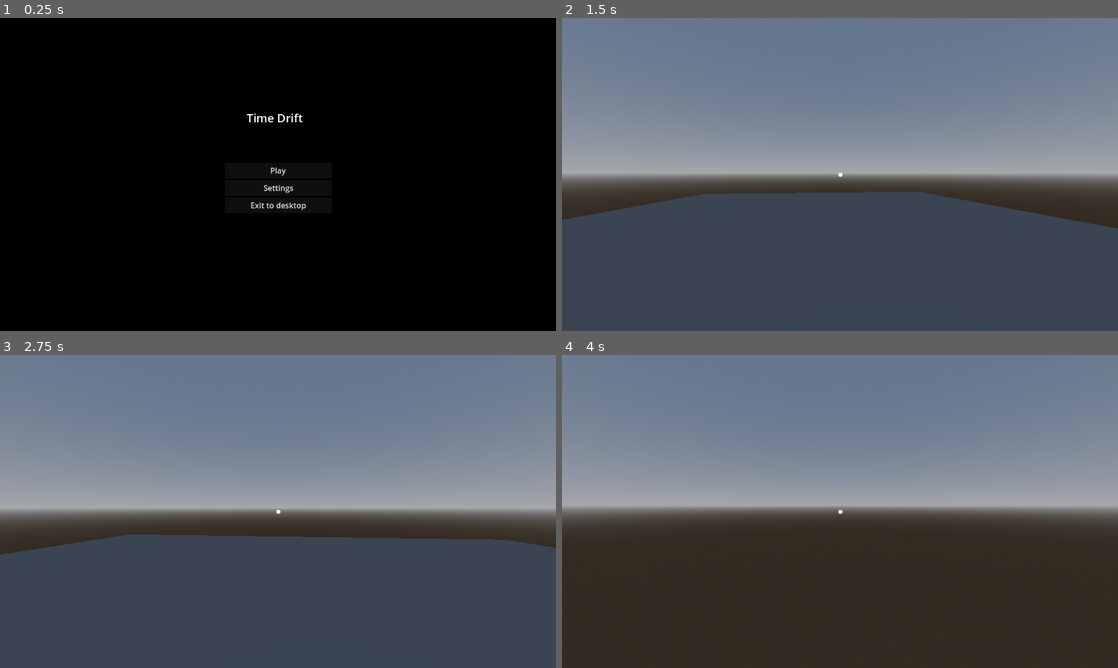
Above: before the commit, frames 1-4 (two rows, left to right).
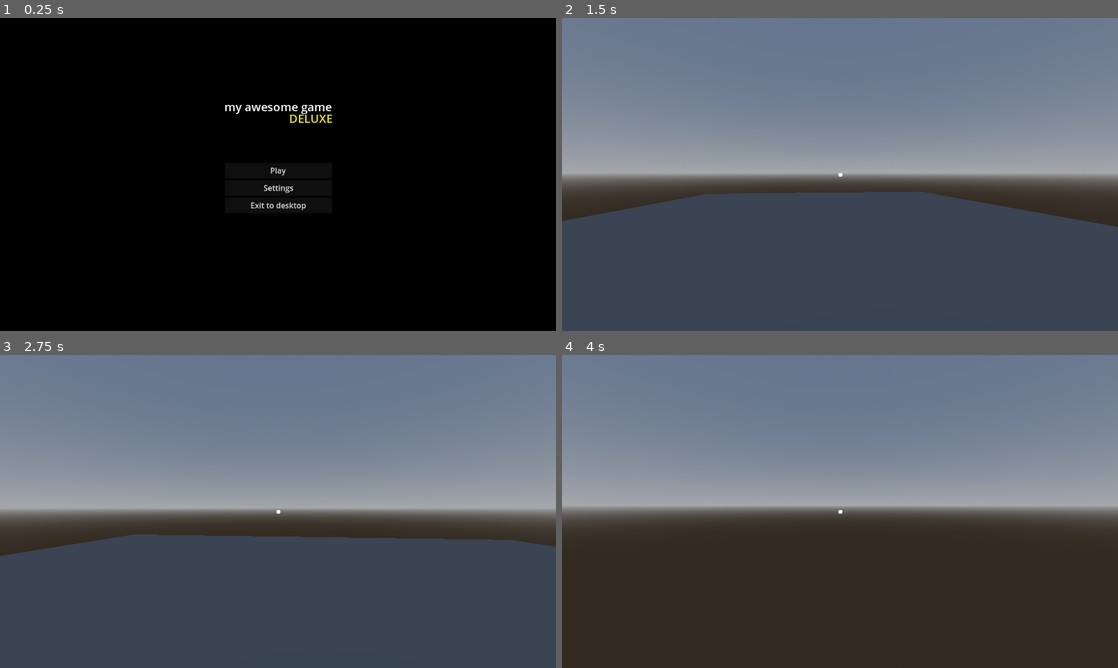
Above: after the commit, the same moments.

Repository: BingleyPro/time-drift
Game: Godot game, scene res://scenes/mainMenu.tscn
The game is run twice, just before and just after one commit, with the same random seed, the same clock (stepped at 60 frames per second) and the same inputs.
Inputs (mouse positions are in pixels of both pictures, inside the frame that each line leads up to):
- Up to frame 1 (0.25 s): no input
- Up to frame 2 (1.5 s): click "Play" at 0.5 s; tap Enter at 1.25 s; move the mouse to (867, 174) at 1.27 s; hold W (up) from 1.28 s (still down); tap C (crouch) at 1.35 s
- Up to frame 3 (2.75 s): keep holding W (up); tap Space (jump) at 1.52, 2.27 s; move the mouse to (250, 511) at 2.02 s; tap E (interact) at 2.1 s
- Up to frame 4 (4 s): keep holding W (up); move the mouse to (851, 505) at 2.77 s; hold Shift (sprint) 2.78-3.53 s; move the mouse to (834, 517) at 3.52 s; tap C (crouch) at 3.6 s; tap Space (jump) at 3.77 s

The runs differ from the first frame. In frame 1, 0.5% of the frame differs, in the area x 40-60%, y 27-34%; in frame 2, 0.2%; in frame 3, 0.1%; in frame 4, nothing differs.

Commit message:
Auto stash before merge of "main" and "origin/main"

Diff:
--- a/levels/level1.tscn
+++ b/levels/level1.tscn
@@ -17,7 +17,7 @@
 transform = Transform3D(1, 0, 0, 0, 1, 0, 0, 0, 1, 6.69453, 0.195903, 8.79958)
 
 [node name="CSGBox3D" type="CSGBox3D" parent="."]
-transform = Transform3D(1, 0, 0, 0, 1, 0, 0, 0, 1, 6.72456, -0.294788, 8.28992)
+transform = Transform3D(1, 0, 0, 0, 1, 0, 0, 0, 1, 6.78677, -0.294786, 8.29138)
 use_collision = true
 size = Vector3(4.53662, 1, 8.56109)
 
--- a/main.tscn
+++ b/main.tscn
@@ -1,9 +1,6 @@
-[gd_scene load_steps=12 format=3 uid="uid://bwcmk0ujew1cy"]
+[gd_scene load_steps=9 format=3 uid="uid://jc0tddaupmho"]
 
 [ext_resource type="PackedScene" uid="uid://brpt71jl5cg2q" path="res://scenes/player.tscn" id="1_8teri"]
-[ext_resource type="Texture2D" uid="uid://ya235vbyvsuk" path="res://test_scene_assets/fakepngcat.png" id="2_87uvm"]
-[ext_resource type="Script" path="res://test_scene_assets/ButtonInteractible.gd" id="2_dgpk1"]
-[ext_resource type="AudioStream" uid="uid://bda1e85y0na7r" path="res://test_scene_assets/miau.ogg" id="3_dq0nh"]
 
 [sub_resource type="ProceduralSkyMaterial" id="ProceduralSkyMaterial_e2q4g"]
 sky_top_color = Color(0.371817, 5.62528e-07, 9.62615e-08, 1)
@@ -28,7 +25,6 @@
 size = Vector3(0.272949, 0.172974, 0.234375)
 
 [sub_resource type="StandardMaterial3D" id="StandardMaterial3D_6gkoj"]
-albedo_texture = ExtResource("2_87uvm")
 
 [sub_resource type="PlaneMesh" id="PlaneMesh_vcox7"]
 material = SubResource("StandardMaterial3D_6gkoj")
@@ -61,15 +57,12 @@
 material = SubResource("StandardMaterial3D_yjcof")
 
 [node name="Interactible3D" type="Area3D" parent="TestPlace/CSGBox3D3"]
-script = ExtResource("2_dgpk1")
-InteractText = "Press [E] to summon cool ass cat"
 
 [node name="CollisionShape3D" type="CollisionShape3D" parent="TestPlace/CSGBox3D3/Interactible3D"]
 transform = Transform3D(1, 0, 0, 0, 1, 0, 0, 0, 1, -0.0178223, 0.0786743, 0.0214844)
 shape = SubResource("BoxShape3D_52idf")
 
 [node name="AudioStreamPlayer" type="AudioStreamPlayer" parent="TestPlace/CSGBox3D3/Interactible3D"]
-stream = ExtResource("3_dq0nh")
 
 [node name="DirectionalLight3D" type="DirectionalLight3D" parent="TestPlace"]
 transform = Transform3D(1, 0, 0, 0, 0.849479, 0.527623, 0, -0.527623, 0.849479, 0, 3.38979, 3.26035)
--- a/scenes/mainMenu.tscn
+++ b/scenes/mainMenu.tscn
@@ -28,14 +28,24 @@
 anchor_top = 0.5
 anchor_right = 0.5
 anchor_bottom = 0.5
-offset_left = -65.0
-offset_top = -134.0
-offset_right = 60.0
-offset_bottom = -100.0
+offset_left = -111.0
+offset_top = -157.0
+offset_right = 112.0
+offset_bottom = -123.0
 grow_horizontal = 2
 grow_vertical = 2
 theme_override_font_sizes/font_size = 24
-text = "Time Drift"
+text = "my awesome game"
+
+[node name="Label2" type="Label" parent="Label"]
+layout_mode = 0
+offset_left = 134.0
+offset_top = 24.0
+offset_right = 224.0
+offset_bottom = 58.0
+theme_override_colors/font_color = Color(0.934358, 0.934358, 7.70092e-07, 1)
+theme_override_font_sizes/font_size = 24
+text = "DELUXE"
 
 [node name="VBoxContainer" type="VBoxContainer" parent="."]
 layout_mode = 0
Not shown: 1 places in scenes/mainMenu.tscn that only renumber resources
